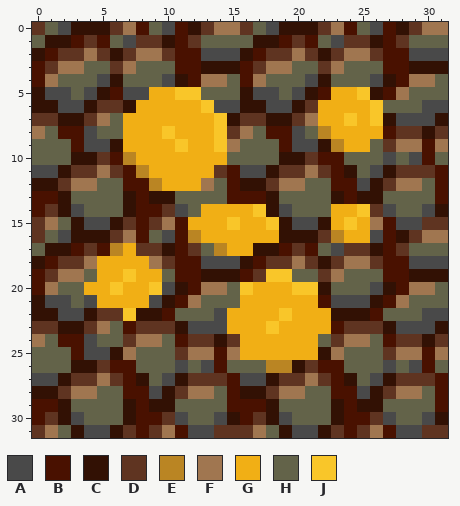
Two states of a pixel-art sprite, CorgiRescueProject/Assets/Art/Tiles/dirt32Gold.png. The picture above was drawn from the file before the commit.
The file is 32x32 pixels.
Palette (. is transparent): A #494949  B #491100  C #321104  D #5f3421  E #ba8523  F #a07650  G #f1af15  H #636349  J #f9c629
Pixels before, first column x 0:
 0 DHACCCDFBHABCDFFDHACCCDFBHABCDFF
 1 HCCBDBHADDCBDHHHHCCBDBHADDCBDHHH
 2 CBDDFDCDFFDBBAAACBDDFDCDFFDBBAAA
 3 BDFFHHDFHHHBBCCCBDFFHHDFHHHBBCCC
 4 BFHHHACHHHACBFFHBFHHHACHHHACBFFH
 5 CAAHACBAAGGJJHHHCAAHACBGGJCBFHHH
 6 CCAACDDCGGGGGJAACCAACDGGGGJHHHAA
 7 DDCCDFHGGGGGGGJCDDCCDFGGJGJCAAAC
 8 FHBBAHHGGGJGGGJDFHBBAHEGGGGBDDCD
 9 HHHBAACGGGGJGGJFHHHBAACEGGHDFFBF
10 HHHCCDBEGGGGGGGHHHHCCDBBHHHAHABH
11 AACDDFDBEGGGGGDBAACDDFDBCHACDDDB
12 CCDFFHHBBEGGGFHBCCDFFHHBBACDFFHB
13 BBCHHHHCBCCHHHHBBBCHHHHCBCCHHHHB
14 BDCAHHHCBBDAHGGGGJCAHHHGGJDAHHAC
15 DFHCAACDBDFBGGGJGGJCAACGJGFBAADD
16 DHACCCDFBHABEGGGGGGCCCDEGGABCDFF
17 HCCBDBEGDDCBDHEGGCCBDBHADDCBDHHH
18 CBDDFGGGGFDBBAAACBDDFDCDFFDBBAAA
19 BDFFHGGJGGHBBCCCBDJJHHDFHHHBBCCC
20 BFHHGGJGGJACBFFHJGGGJJCHHHACBFFH
21 CAAHAGGGGACBFHHHGGGGGGBAAACBFHHH
22 CCAACDDJCCBHHHAGGGGJGGGCCCBHHHAA
23 DDCCDFHBDDDCAAAGGGJGGGGBDDDCAAAC
24 FHBBAHHDFFHBDDCDGGGGGGHDFFHBDDCD
25 HHHBAACFHHHDFFBFGGGGGGCFHHHDFFBF
26 HHHCCDBBHHHAHABHHHEECDBBHHHAHABH
27 AACDDFDBCHACDDDBAACDDFDBCHACDDDB
28 CCDFFHHBBACDFFHBCCDFFHHBBACDFFHB
29 BBCHHHHCBCCHHHHBBBCHHHHCBCCHHHHB
30 BDCAHHHCBBDAHHACBDCAHHHCBBDAHHAC
31 DFHCAACDBDFBAADDDFHCAACDBDFBAADD
After:
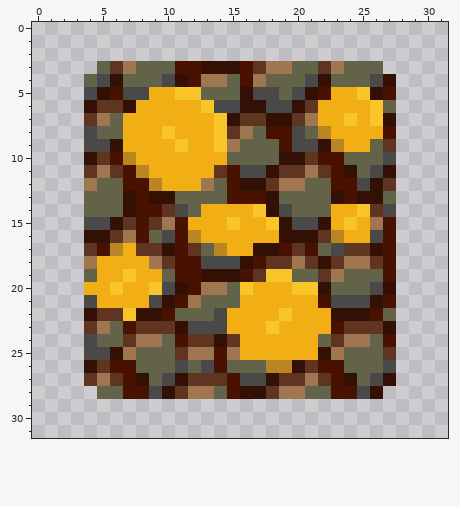
What changed:
Changed rows in their new state; - is an unchanged pixel.
first column x 0:
 0 ................................
 1 ................................
 2 ................................
 3 .....----------------------.....
 4 ....------------------------....
 5 ....------------------------....
 6 ....------------------------....
 7 ....------------------------....
 8 ....------------------------....
 9 ....------------------------....
10 ....------------------------....
11 ....------------------------....
12 ....------------------------....
13 ....------------------------....
14 ....------------------------....
15 ....------------------------....
16 ....------------------------....
17 ....------------------------....
18 ....------------------------....
19 ....------------------------....
20 ....------------------------....
21 ....------------------------....
22 ....------------------------....
23 ....------------------------....
24 ....------------------------....
25 ....------------------------....
26 ....------------------------....
27 ....------------------------....
28 .....----------------------.....
29 ................................
30 ................................
31 ................................
